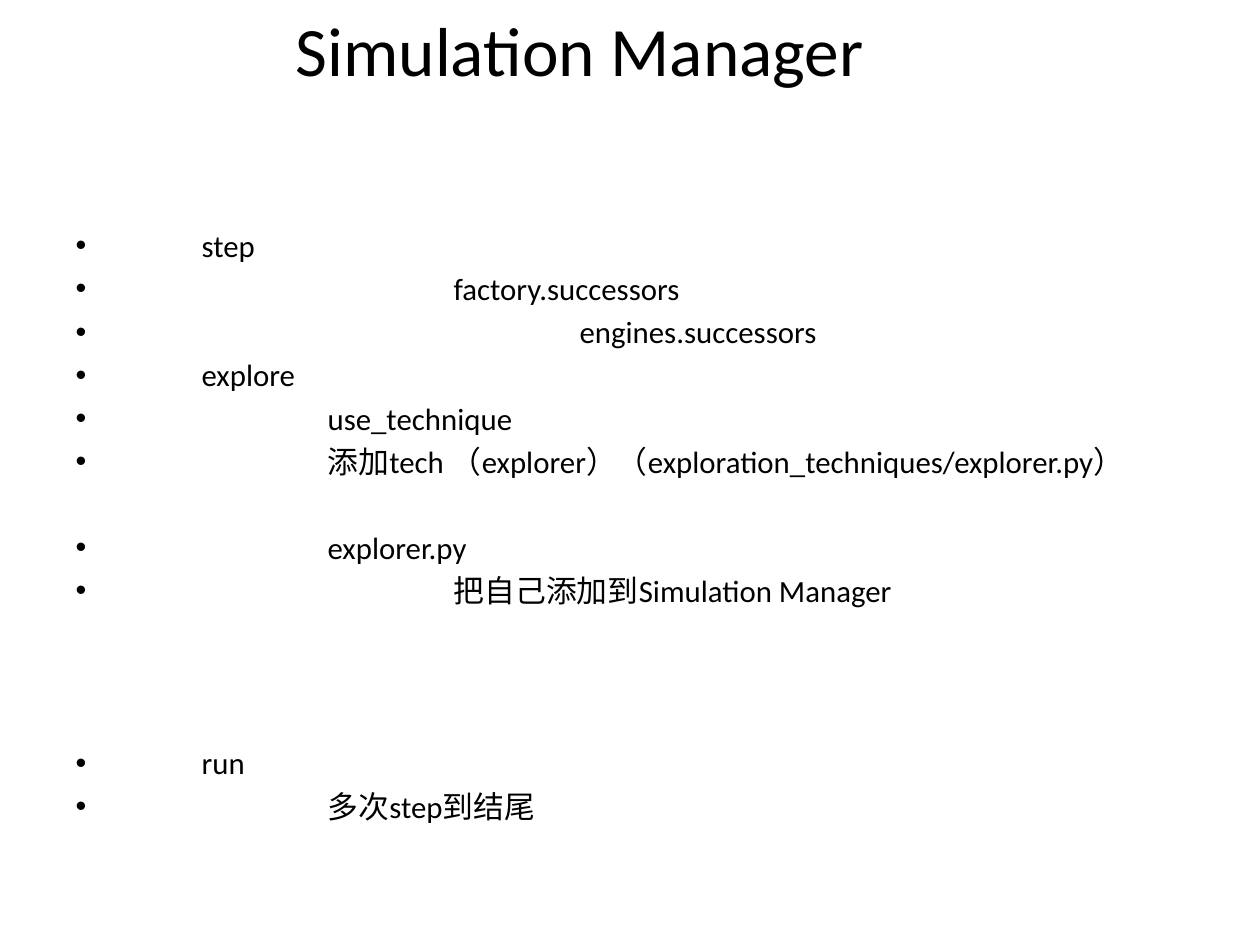
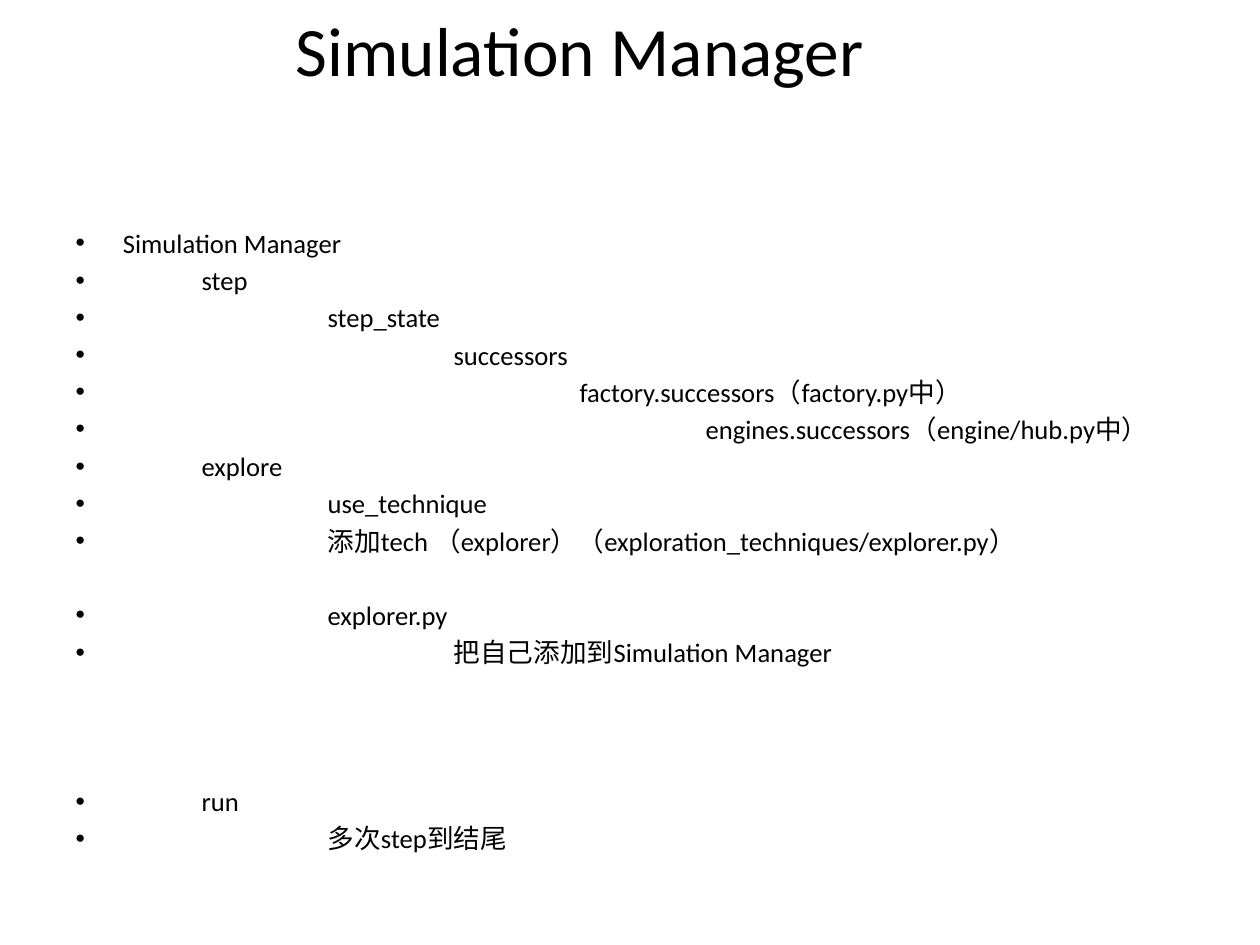
Before and after one commit to another1024/angr-analysis, a slide deck: slide 4 of 框架分析/angr分析.pptx. Drawn at 1260x945 pixels with LibreOffice and Linux fonts; fonts in the diff are those of the drawing. Boxes give left, top, right and bottom in pixels: in the first picture for what was removed or moved away, otherwise in the second. Text is boxed around its words. In the diff, an @@ line names an element or a change of style, - is before the commit and + after.

```diff
--- a/框架分析/angr分析.pptx
+++ b/框架分析/angr分析.pptx
@@ text at <box>123,234,341,258</box>: paragraph added @@
+• Simulation Manager
@@ text at <box>202,273,1016,853</box>: size 17.6 to 15.2 pt in "step", "explore", "use_technique", "添加tech （explorer）（exploration_techniques/explorer.py）" and 4 more places @@
@@ text at <box>328,310,1149,444</box>: text changed; size 17.6 to 15.2 pt @@
-• factory.successors
-• engines.successors
+• step_state
+• successors
+• factory.successors（factory.py中）
+• engines.successors（engine/hub.py中）
```
Also in this commit, not shown: 5 other slides changed, 10 other files.
